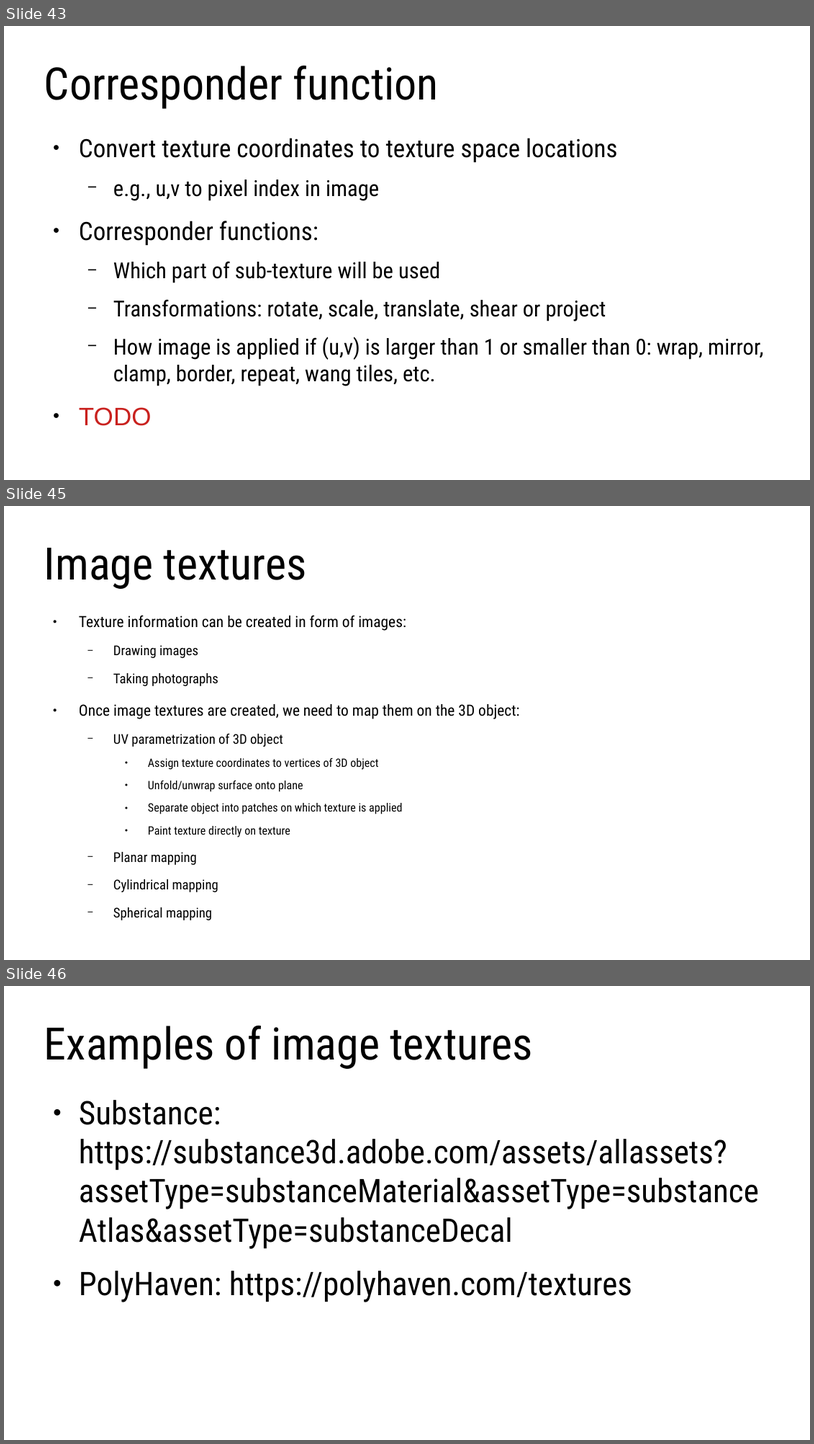
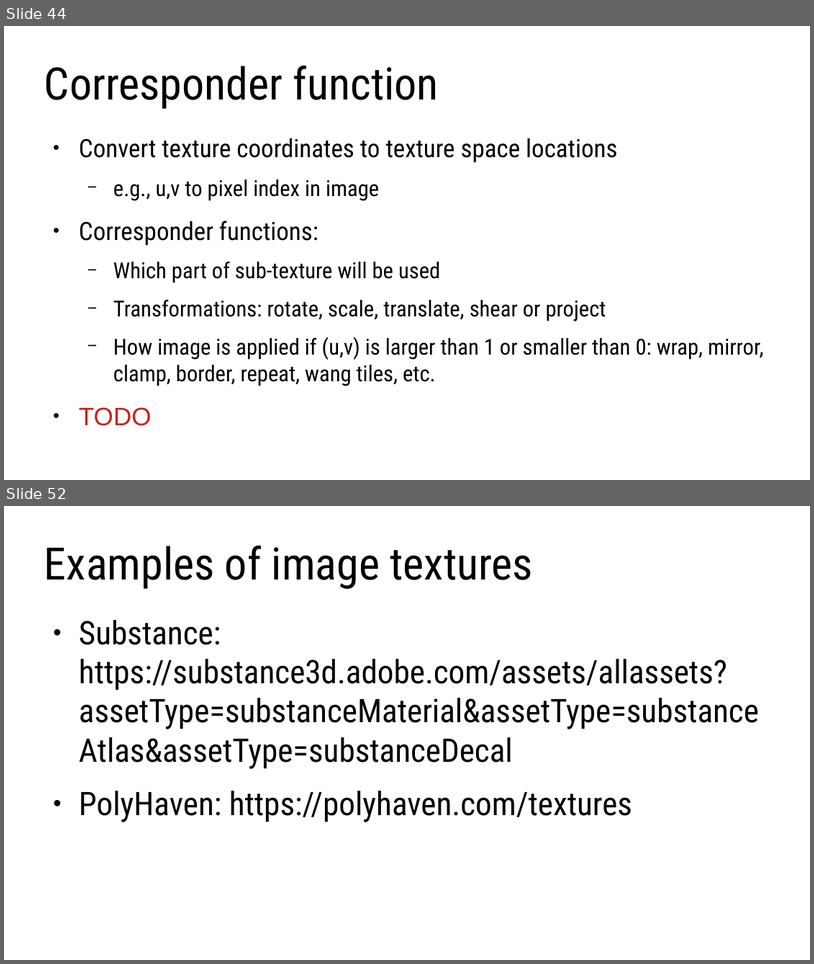
Before and after one commit to lorentzo/IntroductionToComputerGraphics, a slide deck: lectures/3_foundations_3d_scene/3_2_2_3D_models_material.odp. Shown one above the other, each under a label of ours: slides 43, 45 and 46 before the commit, slides 44 and 52 after it; the slides between them are not shown. The pictures are 814x1444 and 814x964 pixels, drawn with LibreOffice and Linux fonts; fonts in the diff are those of the drawing. Boxes give left, top, right and bottom in pixels: in the first picture for what was removed or moved away, otherwise in the second. Text is boxed around its words. In the diff, an @@ line names an element or a change of style, - is before the commit and + after.

```diff
--- a/lectures/3_foundations_3d_scene/3_2_2_3D_models_material.odp
+++ b/lectures/3_foundations_3d_scene/3_2_2_3D_models_material.odp
@@ slide 45 removed at [4, 506, 810, 960], background #FFFFFF @@
@@ title removed at [44, 548, 307, 589] @@
-Image textures
@@ text removed at [79, 615, 520, 865] @@
-● Texture information can be created in form of images:
-  − Drawing images
-  − Taking photographs
-● Once image textures are created, we need to map them on the 3D object:
-  − UV parametrization of 3D object
-    ● Assign texture coordinates to vertices of 3D object
-    ● Unfold/unwrap surface onto plane
-    ● Separate object into patches on which texture is applied
-    ● Paint texture directly on texture
-  − Planar mapping
-  − Cylindrical mapping
-  − Spherical mapping
@@ what was slide 43 is now slide 44 @@
@@ what was slide 46 is now slide 52 @@
```
Also in this commit, not shown: 2 slides changed, 9 slides added, 8 other files.
